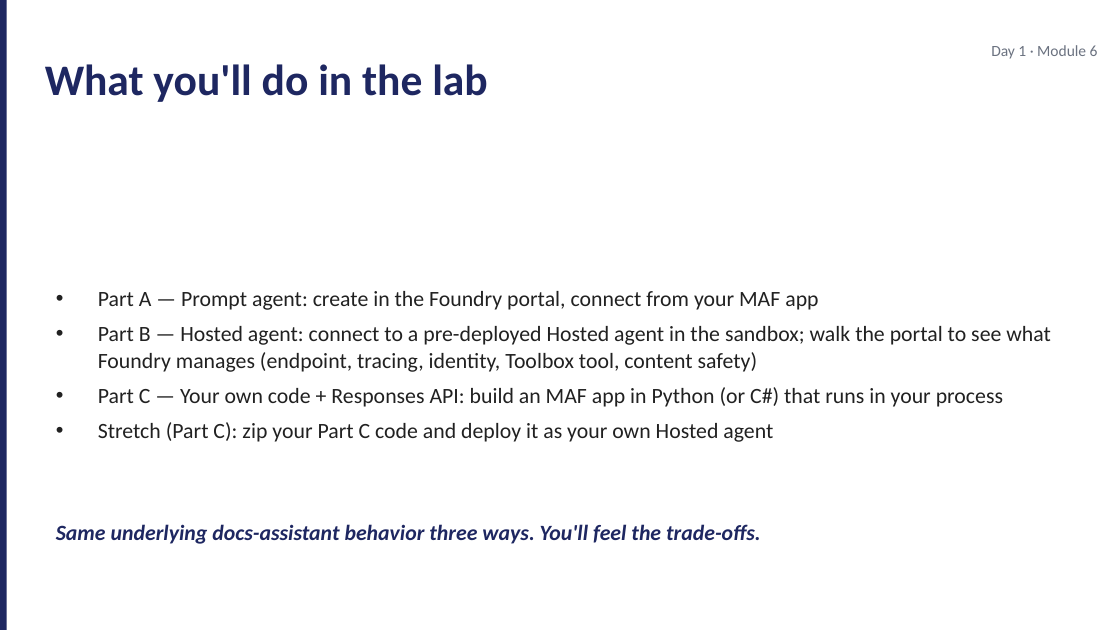
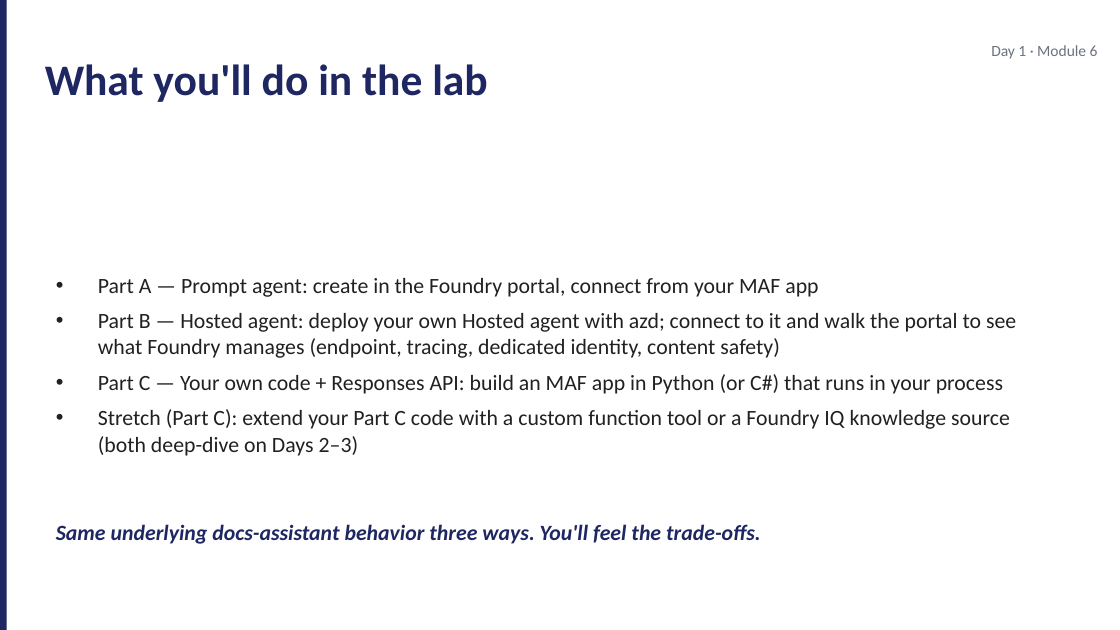
Before and after one commit to JimPiquant/Building-AI-Apps-and-Agents, a slide deck: slide 12 of decks/day1/module-6-hosting-options.pptx. Drawn at 1120x630 pixels with LibreOffice and Linux fonts; fonts in the diff are those of the drawing. Boxes give left, top, right and bottom in pixels: in the first picture for what was removed or moved away, otherwise in the second. Text is boxed around its words. In the diff, an @@ line names an element or a change of style, - is before the commit and + after.

```diff
--- a/decks/day1/module-6-hosting-options.pptx
+++ b/decks/day1/module-6-hosting-options.pptx
@@ text at (x1=98, y1=313, x2=1016, y2=358): text changed @@
-• Part B — Hosted agent: connect to a pre-deployed Hosted agent in the sandbox; walk the portal to see what Foundry manages (endpoint, tracing, identity, Toolbox tool, content safety)
+• Part B — Hosted agent: deploy your own Hosted agent with azd; connect to it and walk the portal to see what Foundry manages (endpoint, tracing, dedicated identity, content safety)
@@ text at (x1=98, y1=409, x2=1010, y2=456): text changed @@
-• Stretch (Part C): zip your Part C code and deploy it as your own Hosted agent
+• Stretch (Part C): extend your Part C code with a custom function tool or a Foundry IQ knowledge source (both deep-dive on Days 2–3)
```
Also in this commit, not shown: 6 other files.
